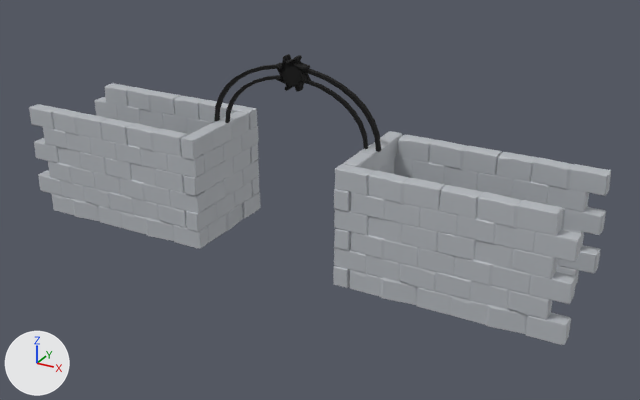
The FBX model Assets/Models/GateSun.fbx, before and after one commit.
Camera for both pictures: a 50 mm camera at (24.9, -42.2, 24.2) aimed at (1.9, -0.4, 3.3). Arrows for +X, +Y and +Z are at lower left; the lights stay in place. Where no turn or scale is listed for an object, it has been applied to the vertices.

Objects in the first picture: 'WallSection01.007'.
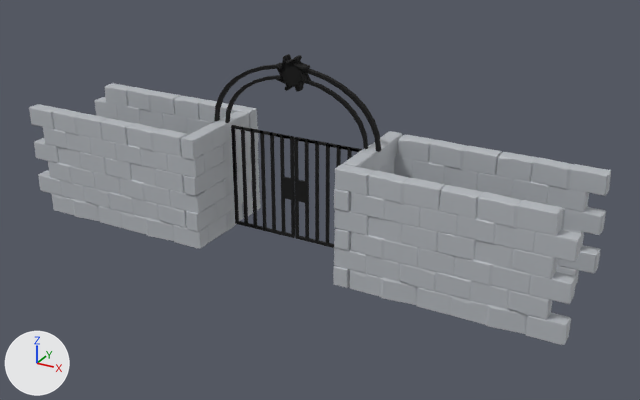
Diff of the bpy script that builds the scene:
```diff
--- a/Assets/Models/GateSun.fbx.py
+++ b/Assets/Models/GateSun.fbx.py
@@ me_cube_012 @@
+me_cube_012.from_pydata(...)  # 256 vertices, 268 faces; spans x -4.35..4.42, y -0.08..0.08, z 0.25..6.79
+me_cube_012.materials.append(mat_material_006)  # black #000000
@@ ob_cube @@
+ob_cube = bpy.data.objects.new('Cube', me_cube_012)
+ob_cube.location = (0.0, 0.0, 0.0)
```

Where the change shows, as pixel boxes [x1, y1, x2, y2] in the pictures (640 x 400 px):
'Cube', added (black): after [231, 125, 362, 248]
